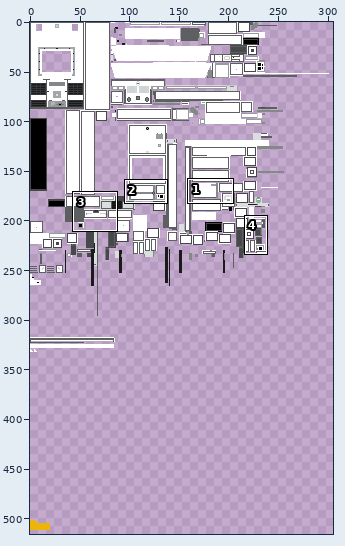
Sprite sheet, stored at doodle tank Resources/textures/entity/tiger_1/default.png. Above: a wide view before the commit, with the close-up outlined.
Close-up. Earlier state:
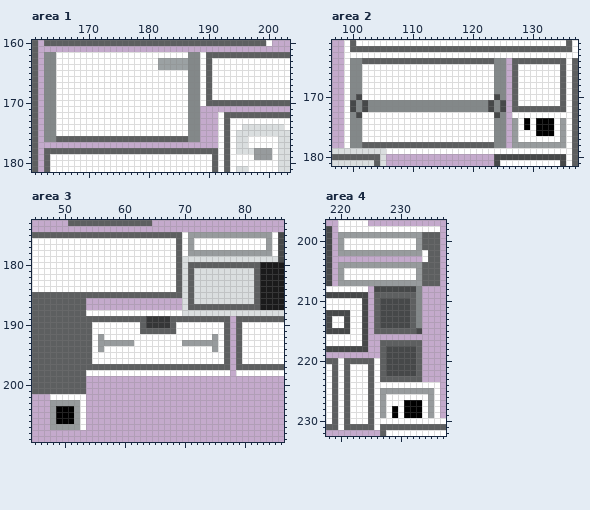
The file is 2048x2048 pixels. Colours within 5 levels of each other are drawn and written as one. Shown: area 1: x 161..203, y 160..181; area 2: x 97..137, y 161..181; area 3: x 45..86, y 173..209; area 4: x 218..237, y 197..232. The wide view leaves out empty margins. The commit also changed other parts of the picture, which this record leaves out.
The same view after the edit:
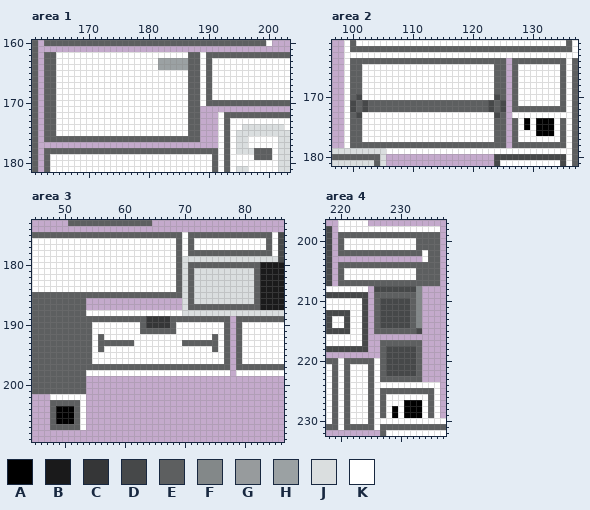
Palette (. is transparent): A #000000  B #1a1a1b  C #353637  D #464849  E #5d5f60  F #838889  G #979b9d  H #9ba1a3  J #dadedf  K #ffffff
The edit:
--- area 1
@@ x 161..203 @@
 161 E..........................................
-162 E.FFKKKKKKKKKKKKKKKKKKKKKKFFKEEEEEEEEEEEEEE
-163 E.FFKKKKKKKKKKKKKKKKKHHHHHFFKEKKKKKKKKKKKKK
-164 E.FFKKKKKKKKKKKKKKKKKHHHHHFFKEKKKKKKKKKKKKK
-165 E.FFKKKKKKKKKKKKKKKKKKKKKKFFKEKKKKKKKKKKKKK
-166 E.FFKKKKKKKKKKKKKKKKKKKKKKFFKEKKKKKKKKKKKKK
-167 E.FFKKKKKKKKKKKKKKKKKKKKKKFFKEKKKKKKKKKKKKK
-168 E.FFKKKKKKKKKKKKKKKKKKKKKKFFKEKKKKKKKKKKKKK
-169 E.FFKKKKKKKKKKKKKKKKKKKKKKFFKEKKKKKKKKKKKKK
-170 E.FFKKKKKKKKKKKKKKKKKKKKKKFFKEEEEEEEEEEEEEE
-171 E.FFKKKKKKKKKKKKKKKKKKKKKKFF...............
-172 E.FFKKKKKKKKKKKKKKKKKKKKKKFF...KEEEEEEEEEEE
-173 E.FFKKKKKKKKKKKKKKKKKKKKKKFF...KEKKKKKKKKKK
-174 E.FFKKKKKKKKKKKKKKKKKKKKKKFF...KEKKJJJJJJJK
-175 E.FFKKKKKKKKKKKKKKKKKKKKKKFF...KEKJJJJJJJJJ
-176 E.FFEEEEEEEEEEEEEEEEEEEEEEFF...KEKJJKKKKKJJ
+162 E.EEKKKKKKKKKKKKKKKKKKKKKKEEKEEEEEEEEEEEEEE
+163 E.EEKKKKKKKKKKKKKKKKKHHHHHEEKEKKKKKKKKKKKKK
+164 E.EEKKKKKKKKKKKKKKKKKHHHHHEEKEKKKKKKKKKKKKK
+165 E.EEKKKKKKKKKKKKKKKKKKKKKKEEKEKKKKKKKKKKKKK
+166 E.EEKKKKKKKKKKKKKKKKKKKKKKEEKEKKKKKKKKKKKKK
+167 E.EEKKKKKKKKKKKKKKKKKKKKKKEEKEKKKKKKKKKKKKK
+168 E.EEKKKKKKKKKKKKKKKKKKKKKKEEKEKKKKKKKKKKKKK
+169 E.EEKKKKKKKKKKKKKKKKKKKKKKEEKEKKKKKKKKKKKKK
+170 E.EEKKKKKKKKKKKKKKKKKKKKKKEEKEEEEEEEEEEEEEE
+171 E.EEKKKKKKKKKKKKKKKKKKKKKKEE...............
+172 E.EEKKKKKKKKKKKKKKKKKKKKKKEE...KEEEEEEEEEEE
+173 E.EEKKKKKKKKKKKKKKKKKKKKKKEE...KEKKKKKKKKKK
+174 E.EEKKKKKKKKKKKKKKKKKKKKKKEE...KEKKJJJJJJJK
+175 E.EEKKKKKKKKKKKKKKKKKKKKKKEE...KEKJJJJJJJJJ
+176 E.EEEEEEEEEEEEEEEEEEEEEEEEEE...KEKJJKKKKKJJ
 177 E..............................KEKJJKKKKKJJ
-178 E.EEEEEEEEEEEEEEEEEEEEEEEEEEEEEKEKJJJGGGKJJ
-179 E.EKKKKKKKKKKKKKKKKKKKKKKKKKKKEKEKKKKGGGKJJ
+178 E.EEEEEEEEEEEEEEEEEEEEEEEEEEEEEKEKJJJEEEKJJ
+179 E.EKKKKKKKKKKKKKKKKKKKKKKKKKKKEKEKKKKEEEKJJ
 180 E.EKKKKKKKKKKKKKKKKKKKKKKKKKKKEKEKKKKKKKKJJ
--- area 2
@@ x 97..137 @@
 163 ..KKKKKKKKKKKKKKKKKKKKKKKKKKKKKKKKKKKKKKK
-164 ..KFFEEEEEEEEEEEEEEEEEEEEEEFF.EEEEEEEEEKE
-165 ..KFFKKKKKKKKKKKKKKKKKKKKKKFF.EKKKKKKKEKE
-166 ..KFFKKKKKKKKKKKKKKKKKKKKKKFF.EKKKKKKKEKE
-167 ..KFFKKKKKKKKKKKKKKKKKKKKKKFF.EKKKKKKKEKE
-168 ..KFFKKKKKKKKKKKKKKKKKKKKKKFF.EKKKKKKKEKE
-169 ..KFFKKKKKKKKKKKKKKKKKKKKKKFF.EKKKKKKKEKE
-170 ..KFDKKKKKKKKKKKKKKKKKKKKKKDF.EKKKKKKKEKE
-171 ..KDFDFFFFFFFFFFFFFFFFFFFFDFD.EKKKKKKKEKE
-172 ..KDFDFFFFFFFFFFFFFFFFFFFFDFD.EEEEEEEEEKE
-173 ..KFDKKKKKKKKKKKKKKKKKKKKKKDF.KKKKKKKKKKE
-174 ..KFFKKKKKKKKKKKKKKKKKKKKKKFF.GKAKAAAKGKE
-175 ..KFFKKKKKKKKKKKKKKKKKKKKKKFF.GKAKAAAKGKE
-176 ..KFFKKKKKKKKKKKKKKKKKKKKKKFF.GKKKAAAKGKE
-177 ..KFFKKKKKKKKKKKKKKKKKKKKKKFF.GKKKKKKKGKE
-178 ..KFFEEEEEEEEEEEEEEEEEEEEEEFF.GGGGGGGGGKE
+164 ..KEEEEEEEEEEEEEEEEEEEEEEEEEE.EEEEEEEEEKE
+165 ..KEEKKKKKKKKKKKKKKKKKKKKKKEE.EKKKKKKKEKE
+166 ..KEEKKKKKKKKKKKKKKKKKKKKKKEE.EKKKKKKKEKE
+167 ..KEEKKKKKKKKKKKKKKKKKKKKKKEE.EKKKKKKKEKE
+168 ..KEEKKKKKKKKKKKKKKKKKKKKKKEE.EKKKKKKKEKE
+169 ..KEEKKKKKKKKKKKKKKKKKKKKKKEE.EKKKKKKKEKE
+170 ..KEDKKKKKKKKKKKKKKKKKKKKKKDE.EKKKKKKKEKE
+171 ..KDEDEEEEEEEEEEEEEEEEEEEEDED.EKKKKKKKEKE
+172 ..KDEDEEEEEEEEEEEEEEEEEEEEDED.EEEEEEEEEKE
+173 ..KEDKKKKKKKKKKKKKKKKKKKKKKDE.KKKKKKKKKKE
+174 ..KEEKKKKKKKKKKKKKKKKKKKKKKEE.EKAKAAAKEKE
+175 ..KEEKKKKKKKKKKKKKKKKKKKKKKEE.EKAKAAAKEKE
+176 ..KEEKKKKKKKKKKKKKKKKKKKKKKEE.EKKKAAAKEKE
+177 ..KEEKKKKKKKKKKKKKKKKKKKKKKEE.EKKKKKKKEKE
+178 ..KEEEEEEEEEEEEEEEEEEEEEEEEEE.EEEEEEEEEKE
 179 JJJJJJJJJKKKKKKKKKKKKKKKKKKKKKKKKKKKKKKKE
--- area 3
@@ x 69..86 @@
 174 ..................
-175 EKGGGGGGGGGGGGGGKD
-176 EKGKKKKKKKKKKKKGKD
-177 EKGKKKKKKKKKKKKGKD
-178 EKGGGGGGGGGGGGGGKD
+175 EKEEEEEEEEEEEEEEKD
+176 EKEKKKKKKKKKKKKEKD
+177 EKEKKKKKKKKKKKKEKD
+178 EKEEEEEEEEEEEEEEKD
 179 EJJJJJJJJJJJJJJJJD
@@ x 54..77 @@
 191 EKKKKKKKKEEEEEEKKKKKKKKE
-192 EKGKKKKKKKKKKKKKKKKKKGKE
-193 EKGGGGGGKKKKKKKKGGGGGGKE
-194 EKGKKKKKKKKKKKKKKKKKKGKE
+192 EKEKKKKKKKKKKKKKKKKKKEKE
+193 EKEEEEEEKKKKKKKKEEEEEEKE
+194 EKEKKKKKKKKKKKKKKKKKKEKE
 195 EKKKKKKKKKKKKKKKKKKKKKKE
@@ x 46..54 @@
 202 ..KKKKKK.
-203 ..GGGGGK.
-204 ..GAAAGK.
-205 ..GAAAGK.
-206 ..GAAAGK.
-207 ..GGGGGK.
+203 ..EEEEEK.
+204 ..EAAAEK.
+205 ..EAAAEK.
+206 ..EAAAEK.
+207 ..EEEEEK.
 208 .........
--- area 4
@@ x 218..237 @@
 198 D.KKKKKKKKKKKKKKKKK.
-199 D.GGGGGGGGGGGGGGEEE.
-200 D.GKKKKKKKKKKKKGEEE.
-201 D.GKKKKKKKKKKKKGEEE.
-202 D.GGGGGGGGGGGGGGKEE.
+199 D.EEEEEEEEEEEEEEEEE.
+200 D.EKKKKKKKKKKKKEEEE.
+201 D.EKKKKKKKKKKKKEEEE.
+202 D.EEEEEEEEEEEEEEKEE.
 203 D...............KEE.
-204 D.GGGGGGGGGGGGGGEEE.
-205 D.GKKKKKKKKKKKKGEEE.
-206 D.GKKKKKKKKKKKKGEEE.
-207 D.GGGGGGGGGGGGGGEEE.
+204 D.EEEEEEEEEEEEEEEEE.
+205 D.EKKKKKKKKKKKKEEEE.
+206 D.EKKKKKKKKKKKKEEEE.
+207 D.EEEEEEEEEEEEEEEEE.
 208 KKKKKKK.DDDDDDDF....
@@ x 225..237 @@
 224 EKKKKKKKKKKK.
-225 EKGGGGGGGGGK.
-226 EKGKKKKKKKGK.
-227 EKGKKKAAAKGK.
-228 EKGKAKAAAKGK.
-229 EKGKAKAAAKGK.
+225 EKEEEEEEEEEK.
+226 EKEKKKKKKKEK.
+227 EKEKKKAAAKEK.
+228 EKEKAKAAAKEK.
+229 EKEKAKAAAKEK.
 230 EKKKKKKKKKKKK
